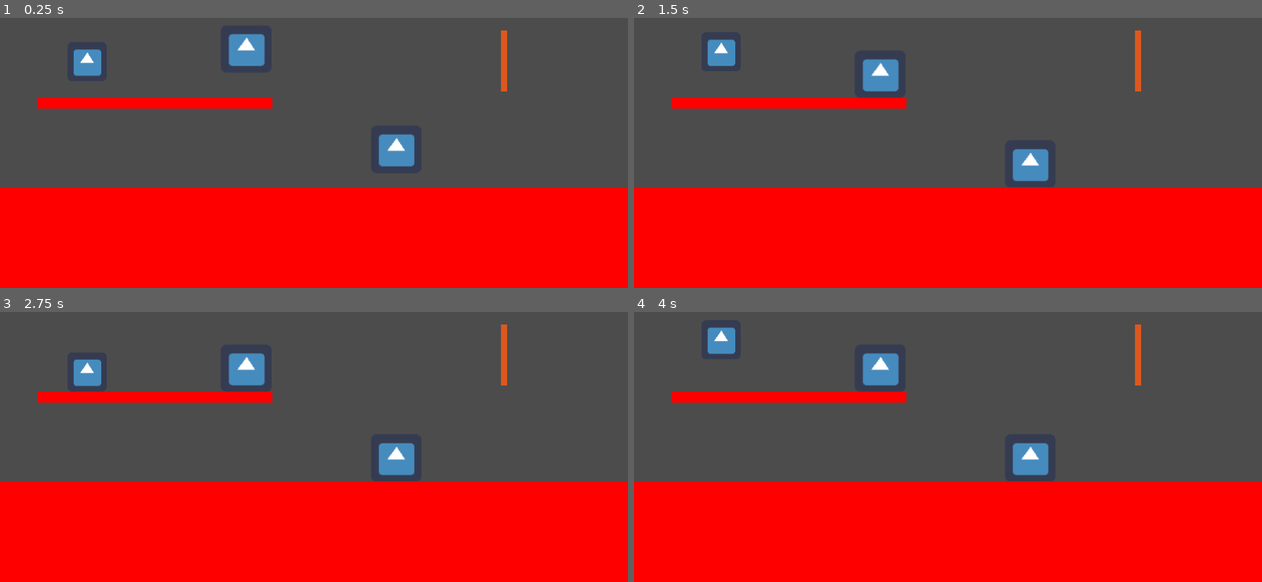
Above: before the commit, frames 1-4 (two rows, left to right).
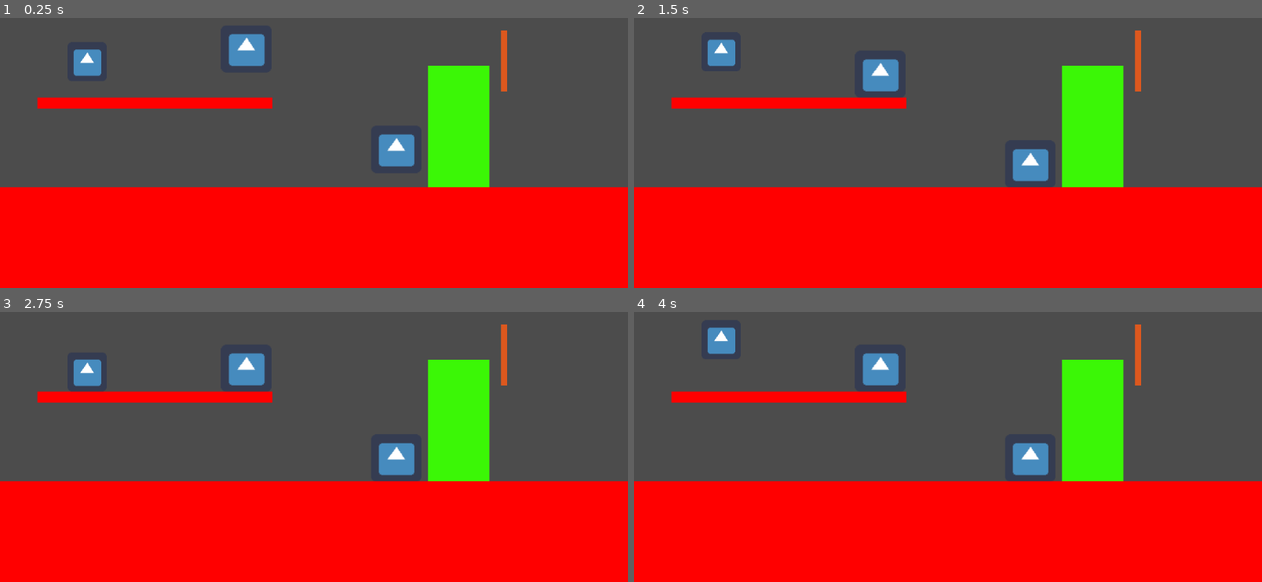
Above: after the commit, the same moments.

Repository: ludum-rlyeh/LD48-deeper-and-deeper
Game: Godot game, scene res://Scenes/InGame/Levels/LevelTests.tscn
The game is run twice, just before and just after one commit, with the same random seed, the same clock (stepped at 60 frames per second) and the same inputs. The engine's default icon, where the game draws it, is replaced by a stand-in: a white triangle on a blue panel in a dark square.
Inputs:
- Up to frame 1 (0.25 s): no input
- Up to frame 2 (1.5 s): tap Enter at 0.5 s; tap Space at 1.25 s
- Up to frame 3 (2.75 s): no input
- Up to frame 4 (4 s): tap Enter at 2.75 s; tap Space at 3.5 s

The runs differ from the first frame. In frame 1, 4.5% of the frame differs, in the area x 68-78%, y 17-63%; in frame 2, 4.5%; in frame 3, 4.5%; in frame 4, 4.5%.

Commit message:
setup ladder

Diff:
--- a/Scenes/InGame/Characters/Character.tscn
+++ b/Scenes/InGame/Characters/Character.tscn
@@ -15,6 +15,7 @@
 
 onready var CrateDetectorRight : RayCast2D = get_parent().get_parent().find_node(\"CrateDetectorRight\", false)
 onready var CrateDetectorLeft : RayCast2D = get_parent().get_parent().find_node(\"CrateDetectorLeft\", false)
+onready var center: Area2D = get_parent().get_parent().find_node(\"Area2D\", false)
 
 var platform_detector
 
@@ -39,15 +40,20 @@
 	else:
 		fsm.velocity.x=0
 
-	if CrateDetectorRight.is_colliding():
-		var object = CrateDetectorRight.get_collider()
-		if object.is_in_group(\"Boxes\") and fsm.velocity.x > 0:
-			object.push(fsm.velocity / 10.0)
+	if  platform_detector.is_colliding():
+		if CrateDetectorRight.is_colliding():
+			var object = CrateDetectorRight.get_collider()
+			if object.is_in_group(\"Boxes\") and fsm.velocity.x > 0:
+				object.push(fsm.velocity / 10.0)
 
-	if CrateDetectorLeft.is_colliding():
-		var object = CrateDetectorLeft.get_collider()
-		if object.is_in_group(\"Boxes\")  and fsm.velocity.x < 0:
-			object.push(fsm.velocity / 10.0)
+		if CrateDetectorLeft.is_colliding():
+			var object = CrateDetectorLeft.get_collider()
+			if object.is_in_group(\"Boxes\")  and fsm.velocity.x < 0:
+				object.push(fsm.velocity / 10.0)
+
+	for area in center.get_overlapping_areas():
+		if area.get_parent().is_in_group(\"Ladders\") and (Input.is_action_just_pressed(\"ui_up\") or Input.is_action_just_pressed(\"ui_down\")):
+			fsm.change_to(\"ClimbingLadder\", [area])
 
 	var gravity= Vector2(0,98)
 	fsm.velocity += gravity * delta * gravity_scale
@@ -56,8 +62,7 @@
 func _on_Area2D_area_entered(area):
 	if area.is_in_group(\"Ropes\"):
 		Events.emit_signal(\"rope_handled\", fsm.player.velocity)
-
-	fsm.change_to(\"ClimbingRope\", [])
+		fsm.change_to(\"ClimbingRope\", [])
 "
 
 [sub_resource type="GDScript" id=2]
@@ -83,10 +88,53 @@
 		fsm.change_to(\"SwingingRope\", [])
 "
 
-[sub_resource type="RectangleShape2D" id=3]
+[sub_resource type="GDScript" id=6]
+resource_name = "ClimbingLadder"
+script/source = "extends Node
+
+var fsm: StateMachine
+
+var _climbing_velocity = Vector2(0, 30)
+var jump_impulse= Vector2(0, -300)
+var speed= Vector2(200,0)
+var _ladder_area : Area2D
+
+
+func enter(args : Array):
+	fsm.velocity.x = 0
+	_ladder_area = args[0]
+
+func physics_process(delta):
+	if Input.is_action_just_pressed(\"ui_select\"):
+		fsm.velocity.y= jump_impulse.y
+
+	var velocity = fsm.velocity
+	if Input.is_action_pressed(\"ui_up\"):
+		fsm.velocity -= _climbing_velocity
+	elif Input.is_action_pressed(\"ui_down\"):
+		fsm.velocity += _climbing_velocity
+
+	if Input.is_action_pressed(\"ui_right\"):
+		fsm.velocity.x = speed.x
+
+	elif Input.is_action_pressed(\"ui_left\"):
+		fsm.velocity.x= speed.x
+
+	else:
+		fsm.velocity.x=0
+
+	fsm.velocity = fsm.player.move_and_slide(fsm.velocity)
+	fsm.velocity.y = 0
+
+func _on_Area2D_area_exited(area):
+	if area == _ladder_area:
+		fsm.change_to(\"Normal\", [])
+"
+
+[sub_resource type="RectangleShape2D" id=4]
 extents = Vector2( 32.7783, 32.2322 )
 
-[sub_resource type="CircleShape2D" id=4]
+[sub_resource type="CircleShape2D" id=5]
 radius = 4.3984
 
 [node name="Character" type="KinematicBody2D"]
@@ -100,11 +148,14 @@
 [node name="ClimbingRope" type="Node" parent="States"]
 script = SubResource( 2 )
 
+[node name="ClimbingLadder" type="Node" parent="States"]
+script = SubResource( 6 )
+
 [node name="Sprite" type="Sprite" parent="."]
 texture = ExtResource( 1 )
 
 [node name="CollisionShape2D" type="CollisionShape2D" parent="."]
-shape = SubResource( 3 )
+shape = SubResource( 4 )
 
 [node name="PlatformDetector" type="RayCast2D" parent="."]
 enabled = true
@@ -120,6 +171,7 @@
 [node name="Area2D" type="Area2D" parent="."]
 
 [node name="CollisionShape2D" type="CollisionShape2D" parent="Area2D"]
-shape = SubResource( 4 )
+shape = SubResource( 5 )
 
 [connection signal="area_entered" from="Area2D" to="States/Normal" method="_on_Area2D_area_entered"]
+[connection signal="area_exited" from="Area2D" to="States/ClimbingLadder" method="_on_Area2D_area_exited"]
--- a/Scenes/InGame/Elements/Ladder.tscn
+++ b/Scenes/InGame/Elements/Ladder.tscn
@@ -1,7 +1,7 @@
 [gd_scene load_steps=2 format=2]
 
 [sub_resource type="RectangleShape2D" id=1]
-extents = Vector2( 49.837, 100.332 )
+extents = Vector2( 5.05435, 100.332 )
 
 [node name="Ladder" type="Node2D" groups=[
 "Ladders",
--- a/Scenes/InGame/Levels/LevelTests.tscn
+++ b/Scenes/InGame/Levels/LevelTests.tscn
@@ -1,8 +1,9 @@
-[gd_scene load_steps=6 format=2]
+[gd_scene load_steps=7 format=2]
 
 [ext_resource path="res://Scenes/InGame/Elements/Box.tscn" type="PackedScene" id=1]
 [ext_resource path="res://Scenes/InGame/Characters/Character.tscn" type="PackedScene" id=2]
 [ext_resource path="res://Scenes/InGame/Elements/Rope.tscn" type="PackedScene" id=3]
+[ext_resource path="res://Scenes/InGame/Elements/Ladder.tscn" type="PackedScene" id=4]
 
 [sub_resource type="RectangleShape2D" id=1]
 extents = Vector2( 500.167, 76.7412 )
@@ -11,6 +12,9 @@
 extents = Vector2( 510.675, 81.4503 )
 
 [node name="LevelTests" type="Node2D"]
+
+[node name="Ladder" parent="." instance=ExtResource( 4 )]
+position = Vector2( 748, 336 )
 
 [node name="Box" parent="." instance=ExtResource( 1 )]
 position = Vector2( 646.127, 369.031 )
--- a/Scripts/StateMachine.gd
+++ b/Scripts/StateMachine.gd
@@ -33,14 +33,14 @@
 	if _state.has_method("input"):
 		_state.input(event)
 
-func _unhandled_input(event):
-	if _state.has_method("unhandled_input"):
-		_state.unhandled_input(event)
-
-func _unhandled_key_input(event):
-	if _state.has_method("unhandled_key_input"):
-		_state.unhandled_key_input(event)
-
-func _notification(what):
-	if _state && _state.has_method("notification"):
-		_state.notification(what)
+#func _unhandled_input(event):
+#	if _state.has_method("unhandled_input"):
+#		_state.unhandled_input(event)
+#
+#func _unhandled_key_input(event):
+#	if _state.has_method("unhandled_key_input"):
+#		_state.unhandled_key_input(event)
+#
+#func _notification(what):
+#	if _state && _state.has_method("notification"):
+#		_state.notification(what)
Not shown: 1 places in Scenes/InGame/Characters/Character.tscn that only renumber resources
